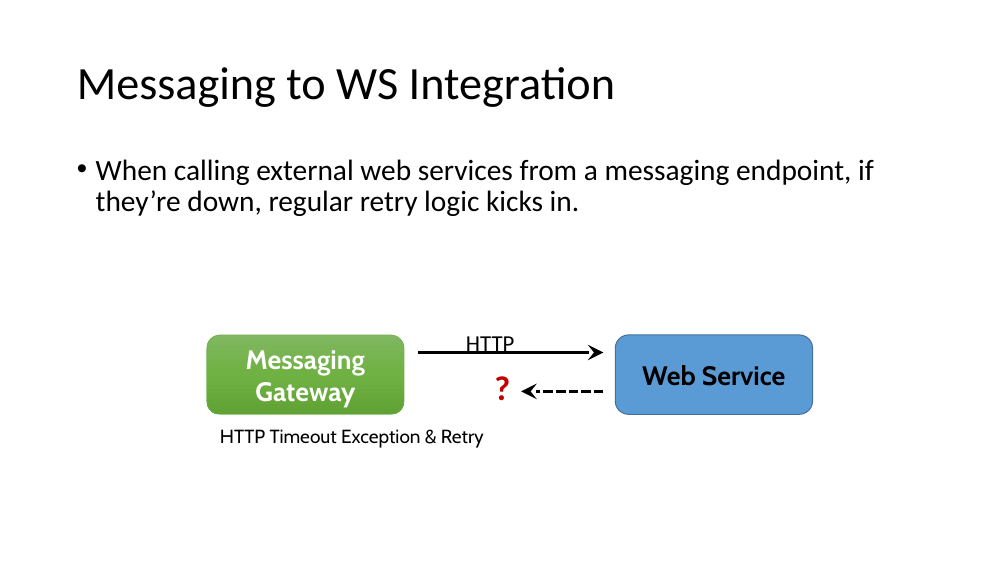
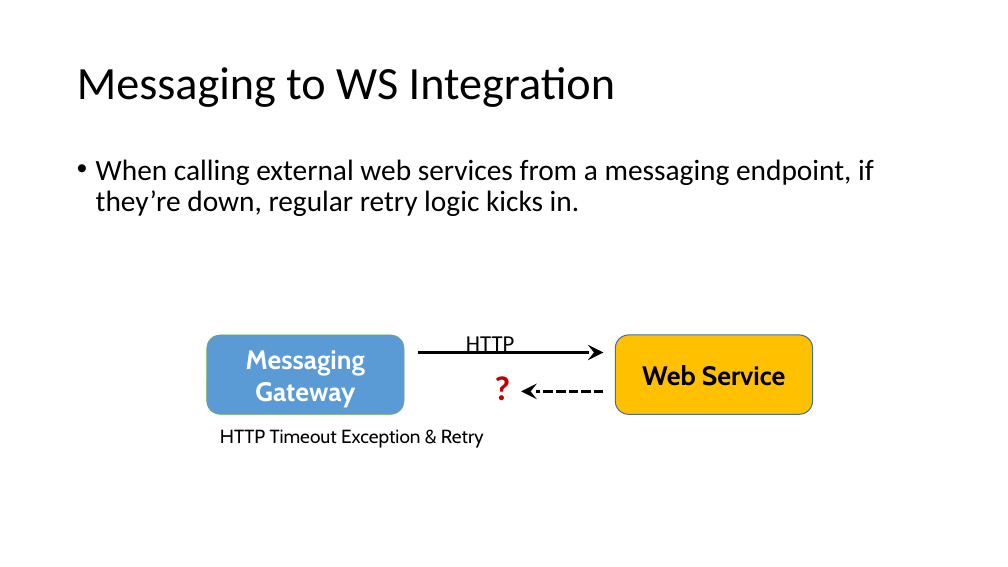
Before and after one commit to Particular/SagaMasterClass, a slide deck: slide 41 of SagaMasterClass.pptx. Drawn at 1008x567 pixels with LibreOffice and Linux fonts; fonts in the diff are those of the drawing. Boxes give left, top, right and bottom in pixels: in the first picture for what was removed or moved away, otherwise in the second. Text is boxed around its words. In the diff, an @@ line names an element or a change of style, - is before the commit and + after.

```diff
--- a/SagaMasterClass.pptx
+++ b/SagaMasterClass.pptx
@@ rounded rectangle "Messaging" at <box>207,335,405,414</box>: fill gradient #81B861 to #6FB242 to #62A336 to #5B9BD5 @@
@@ rounded rectangle "Web Service" at <box>616,335,813,414</box>: fill #5B9BD5 to #FFC000 @@
```
Also in this commit, not shown: 12 other slides changed, 1 slide removed.
